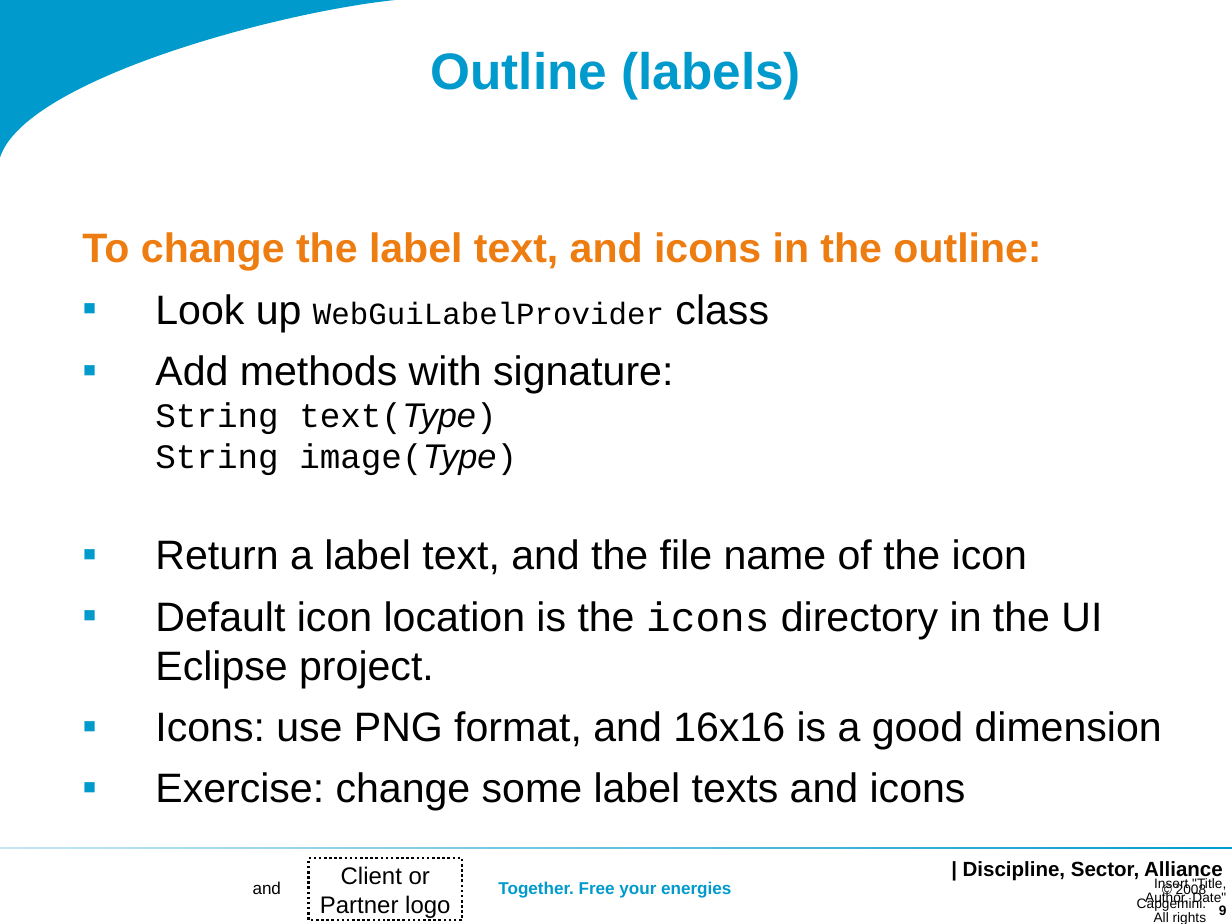
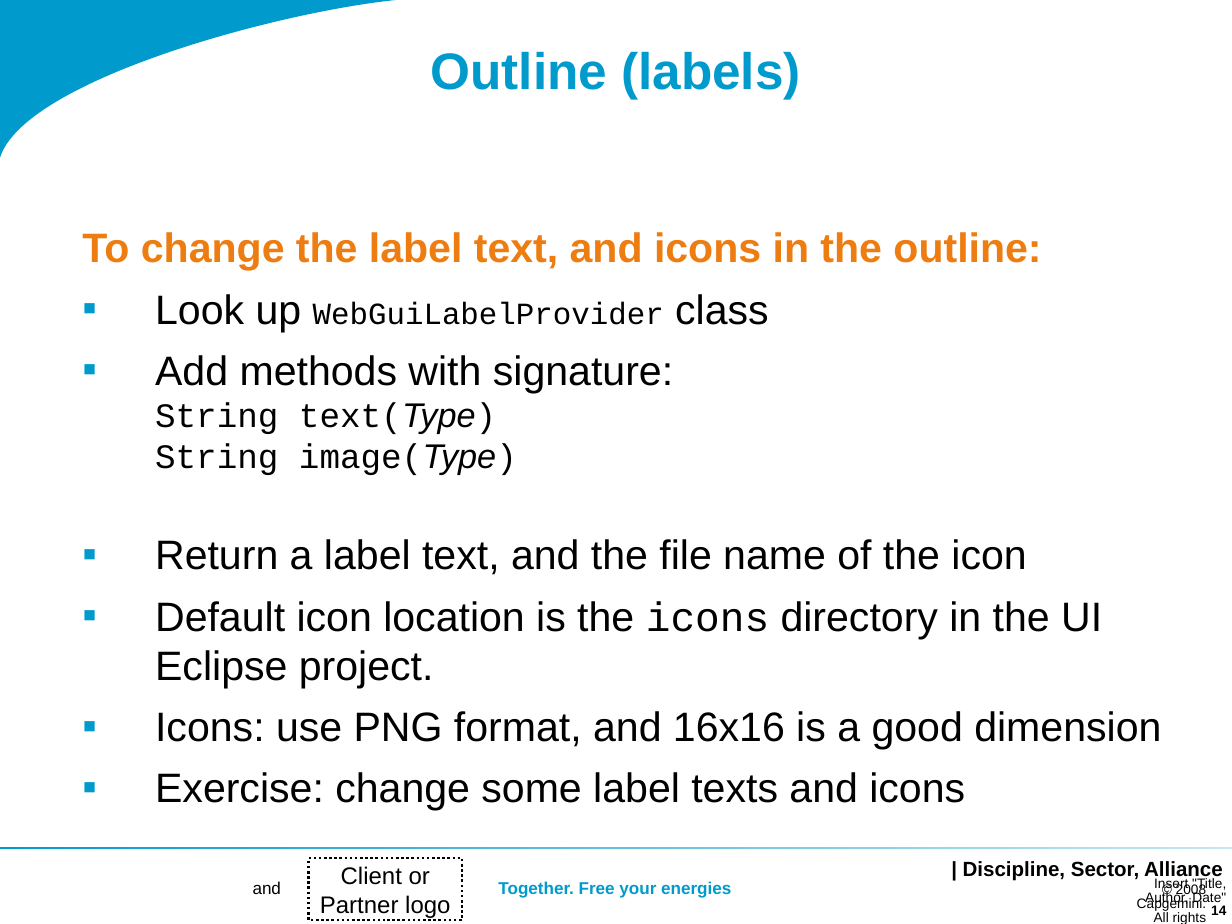
Before and after one commit to dslmeinte/xtext-workshop-code1, a slide deck: slide 14 of org.xtext.workshop.notes/sheets/Workshop 2.ppt (slide 9 before the commit). Drawn at 1232x924 pixels with LibreOffice and Linux fonts; fonts in the diff are those of the drawing; background and template pictures are left out. Boxes give left, top, right and bottom in pixels: in the first picture for what was removed or moved away, otherwise in the second. Text is boxed around its words. In the diff, an @@ line names an element or a change of style, - is before the commit and + after.

```diff
--- a/org.xtext.workshop.notes/sheets/Workshop 2.ppt
+++ b/org.xtext.workshop.notes/sheets/Workshop 2.ppt
@@ rectangle at [0, 846, 1232, 849]: fill gradient #009BCC to #C5E7F2 to gradient #C5E7F2 to #009BCC @@
@@ page number at [1211, 905, 1226, 915]: text changed @@
-9
+14
```
Also in this commit, not shown: 10 other slides changed, 9 slides added, 1 other file.
